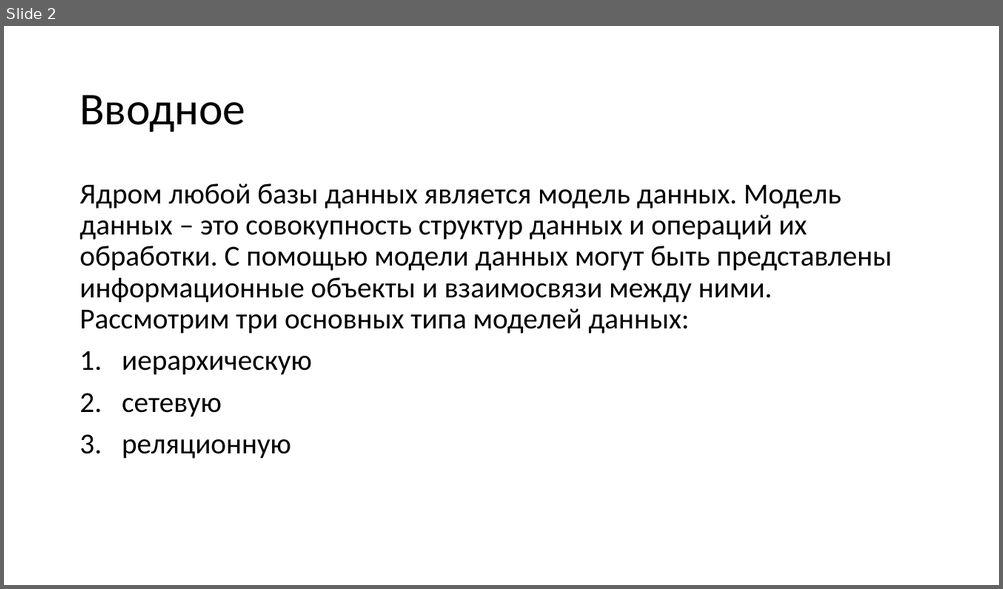
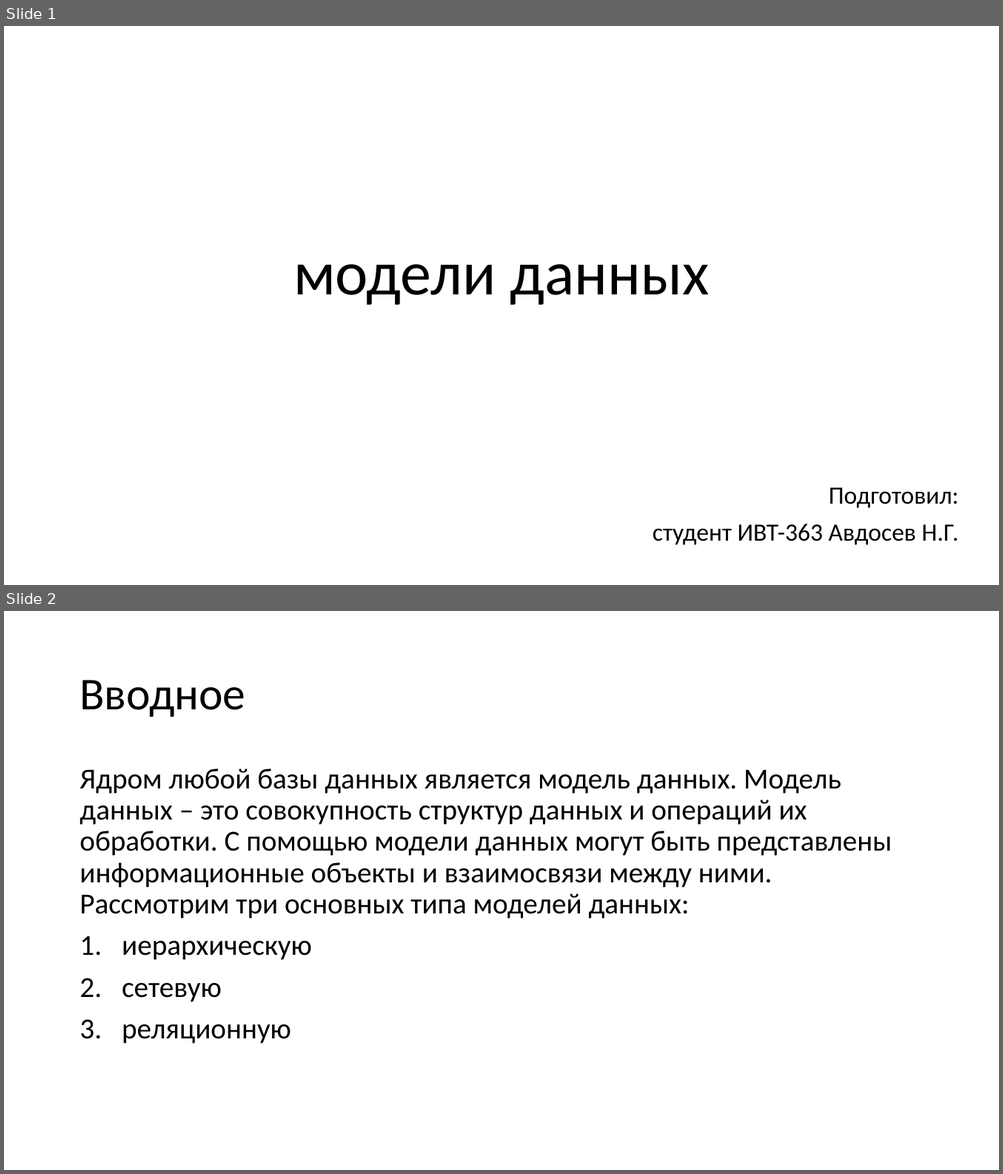
Before and after one commit to avdosev/DataBasePresentations, a slide deck: Модели данных/Презентация.pptx. Shown one above the other, each under a label of ours: slide 2 before the commit, slides 1 and 2 after it. The pictures are 1003x589 and 1003x1174 pixels, drawn with LibreOffice and Linux fonts; fonts in the diff are those of the drawing. Boxes give left, top, right and bottom in pixels: in the first picture for what was removed or moved away, otherwise in the second. Text is boxed around its words. In the diff, an @@ line names an element or a change of style, - is before the commit and + after.

```diff
--- a/Модели данных/Презентация.pptx
+++ b/Модели данных/Презентация.pptx
@@ slide 1 added at [4, 26, 999, 585], background #FFFFFF @@
@@ title added at [293, 264, 709, 305], 60 pt, text #000000 @@
+модели данных
@@ subtitle added at [652, 488, 959, 545], 24 pt, text #000000 @@
+Подготовил:
+студент ИВТ-363 Авдосев Н.Г.
```
Also in this commit, not shown: 3 other slides added, 2 slides removed.
